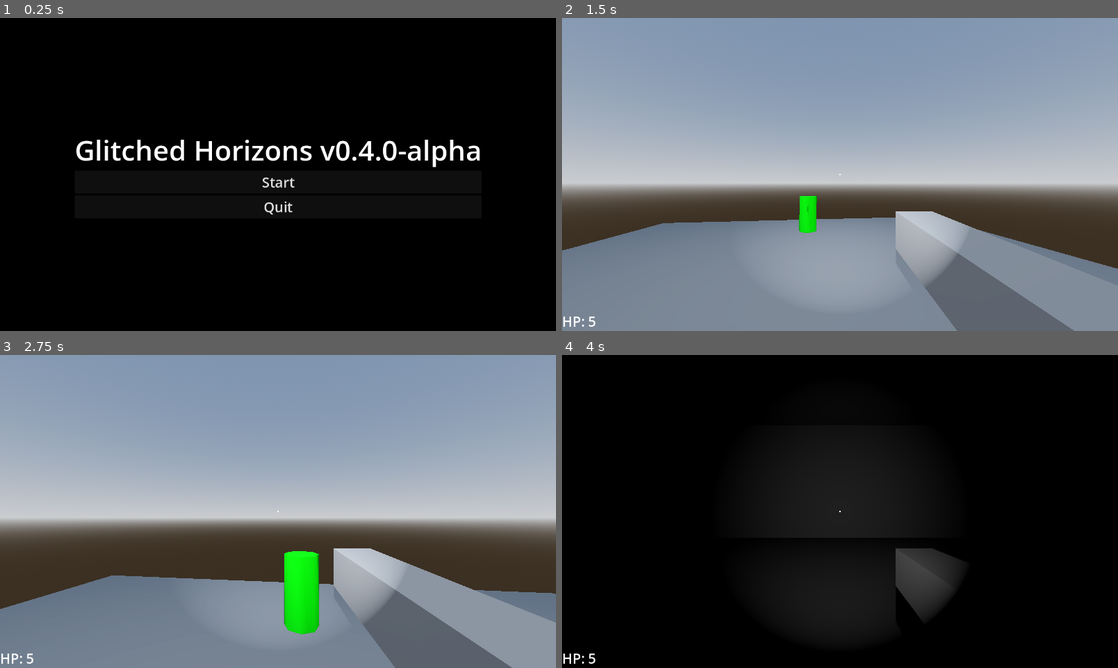
Above: before the commit, frames 1-4 (two rows, left to right).
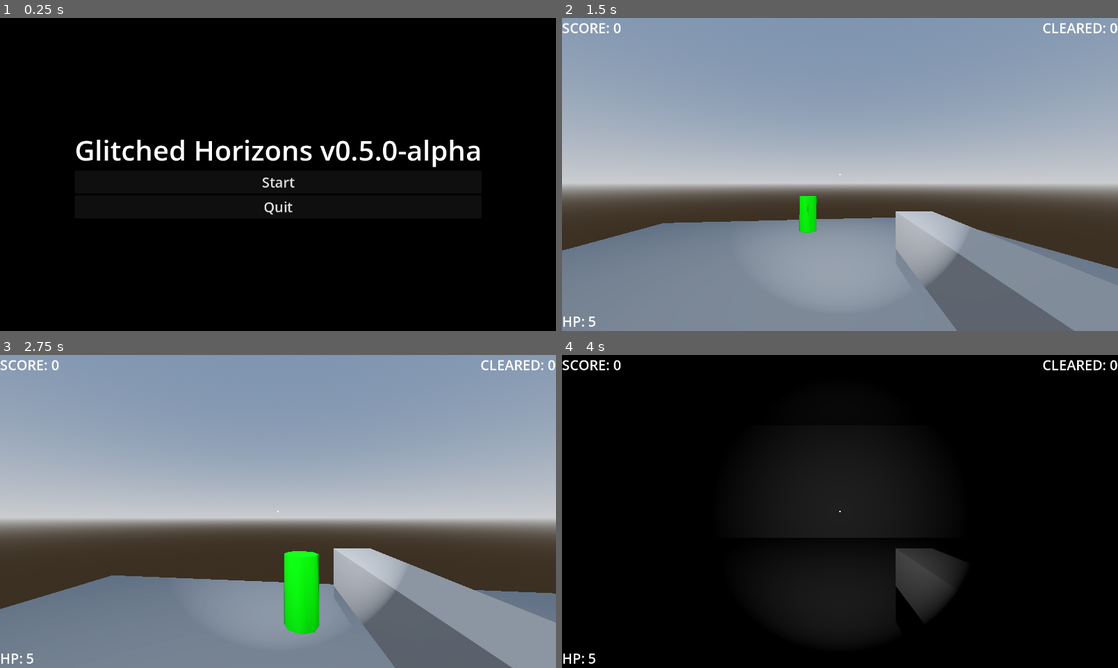
Above: after the commit, the same moments.

Repository: EnderiousGaming/R0-0TRoguelike
Game: Godot game, scene res://scenes/main_menu.tscn
Same seed, same stepped clock (60 frames per second), same inputs: the game is played once before the commit and once after it.
Inputs (mouse positions are in pixels of both pictures, inside the frame that each line leads up to):
- Up to frame 1 (0.25 s): no input
- Up to frame 2 (1.5 s): click "Start" at 0.5 s; tap Enter (ui_accept) at 1.25 s; move the mouse to (867, 174) at 1.27 s; hold Up (ui_up) from 1.28 s (still down); click (867, 174) at 1.35 s
- Up to frame 3 (2.75 s): keep holding Up (ui_up); tap Enter (ui_accept) at 1.52, 2.27 s; move the mouse to (250, 511) at 2.02 s; click (250, 511) at 2.1 s
- Up to frame 4 (4 s): keep holding Up (ui_up); move the mouse to (851, 505) at 2.77 s; click (851, 505) at 2.85 s; move the mouse to (834, 517) at 3.52 s; click (834, 517) at 3.6 s; tap Enter (ui_accept) at 3.77 s

The runs differ from the first frame. In frame 1, 0.1% of the frame differs, in the area x 64-68%, y 39-46%; in frame 2, 0.3%; in frame 3, 0.3%; in frame 4, 0.4%, in the area x 0-100%, y 1-5%.

Commit message:
Added Run Manager, Progression system, Score count, kill count, added portal at end of level, added portal spawn after x amount of kills, and a room clear announcement

Diff:
--- a/project.godot
+++ b/project.godot
@@ -15,6 +15,10 @@
 config/features=PackedStringArray("4.6", "Forward Plus")
 boot_splash/show_image=false
 config/icon="res://icon.svg"
+
+[autoload]
+
+RunManager="*uid://ioa61y40s8q1"
 
 [display]
 
--- /dev/null
+++ b/scenes/boss.tscn
@@ -0,0 +1,3 @@
+[gd_scene format=3 uid="uid://cgrnhyy83pgxh"]
+
+[node name="Boss" type="Node3D" unique_id=666931055]
--- a/scenes/hub.tscn
+++ b/scenes/hub.tscn
@@ -1,7 +1,8 @@
 [gd_scene format=3 uid="uid://b1xtj1of64pis"]
 
 [ext_resource type="PackedScene" uid="uid://bjifcg4kkf0n6" path="res://scenes/player.tscn" id="1_qssp3"]
-[ext_resource type="Script" uid="uid://cqvhc1rklv1up" path="res://scripts/portal.gd" id="2_d1od2"]
+[ext_resource type="Script" uid="uid://ca2i1qfb50ghw" path="res://scripts/hub.gd" id="1_w6xti"]
+[ext_resource type="PackedScene" uid="uid://il4prkm7s6oo" path="res://scenes/portal.tscn" id="3_w6xti"]
 
 [sub_resource type="ProceduralSkyMaterial" id="ProceduralSkyMaterial_d1od2"]
 sky_horizon_color = Color(0.66224277, 0.6717428, 0.6867428, 1)
@@ -16,12 +17,8 @@
 tonemap_mode = 2
 glow_enabled = true
 
-[sub_resource type="StandardMaterial3D" id="StandardMaterial3D_w6xti"]
-albedo_color = Color(0, 1, 0, 1)
-
-[sub_resource type="CylinderShape3D" id="CylinderShape3D_7wvbm"]
-
 [node name="Hub" type="Node3D" unique_id=320873723]
+script = ExtResource("1_w6xti")
 
 [node name="WorldEnvironment" type="WorldEnvironment" parent="." unique_id=437083401]
 environment = SubResource("Environment_7wvbm")
@@ -38,15 +35,5 @@
 [node name="Player" parent="." unique_id=665301636 instance=ExtResource("1_qssp3")]
 transform = Transform3D(1, 0, 0, 0, 1, 0, 0, 0, 1, 0, 2.6213646, 6.8386908)
 
-[node name="CSGCylinder3D" type="CSGCylinder3D" parent="." unique_id=1204194881]
+[node name="Portal" parent="." unique_id=1907718005 instance=ExtResource("3_w6xti")]
 transform = Transform3D(1, 0, 0, 0, 1, 0, 0, 0, 1, -0.035, 1.5, -6.29097)
-material = SubResource("StandardMaterial3D_w6xti")
-
-[node name="Portal" type="Area3D" parent="." unique_id=1148653944]
-transform = Transform3D(1, 0, 0, 0, 1, 0, 0, 0, 1, -0.035, 1.5, -6.29097)
-script = ExtResource("2_d1od2")
-
-[node name="CollisionShape3D" type="CollisionShape3D" parent="Portal" unique_id=121187953]
-shape = SubResource("CylinderShape3D_7wvbm")
-
-[connection signal="body_entered" from="Portal" to="Portal" method="_on_body_entered"]
--- a/scenes/main_menu.tscn
+++ b/scenes/main_menu.tscn
@@ -47,7 +47,7 @@
 [node name="Label" type="Label" parent="VBoxContainer" unique_id=1014888646]
 layout_mode = 2
 theme_override_font_sizes/font_size = 64
-text = "Glitched Horizons v0.4.0-alpha"
+text = "Glitched Horizons v0.5.0-alpha"
 
 [node name="StartButton" type="Button" parent="VBoxContainer" unique_id=1886776590]
 layout_mode = 2
--- a/scenes/player.tscn
+++ b/scenes/player.tscn
@@ -17,9 +17,6 @@
 [sub_resource type="BoxMesh" id="BoxMesh_g2els"]
 material = SubResource("StandardMaterial3D_3vyb7")
 size = Vector3(0.2, 0.2, 1)
-
-[sub_resource type="LabelSettings" id="LabelSettings_3vyb7"]
-font_size = 32
 
 [node name="Player" type="CharacterBody3D" unique_id=665301636 groups=["player"]]
 script = ExtResource("1_3vyb7")
@@ -80,8 +77,8 @@
 offset_top = -45.0
 offset_right = 79.0
 grow_vertical = 0
+theme_override_font_sizes/font_size = 32
 text = "HP: 5"
-label_settings = SubResource("LabelSettings_3vyb7")
 
 [node name="PauseMenu" type="Control" parent="HUD" unique_id=845286292]
 process_mode = 3
@@ -132,5 +129,35 @@
 theme_override_font_sizes/font_size = 32
 text = "QUIT TO MENU"
 
+[node name="ScoreDisplay" type="Label" parent="HUD" unique_id=1897526958]
+offset_right = 137.0
+offset_bottom = 45.0
+theme_override_font_sizes/font_size = 32
+text = "SCORE: 0"
+
+[node name="KillsDisplay" type="Label" parent="HUD" unique_id=1383174283]
+anchors_preset = 1
+anchor_left = 1.0
+anchor_right = 1.0
+offset_left = -174.0
+offset_bottom = 45.0
+grow_horizontal = 0
+theme_override_font_sizes/font_size = 32
+text = "CLEARED: 0"
+
+[node name="AnnouncementLabel" type="Label" parent="HUD" unique_id=657823537]
+anchors_preset = 8
+anchor_left = 0.5
+anchor_top = 0.5
+anchor_right = 0.5
+anchor_bottom = 0.5
+offset_left = -62.0
+offset_top = -11.5
+offset_right = 62.0
+offset_bottom = 11.5
+grow_horizontal = 2
+grow_vertical = 2
+theme_override_font_sizes/font_size = 64
+
 [connection signal="pressed" from="HUD/PauseMenu/VBoxContainer/ResumeButton" to="." method="_on_resume_button_pressed"]
 [connection signal="pressed" from="HUD/PauseMenu/VBoxContainer/QuitButton" to="." method="_on_quit_button_pressed"]
--- /dev/null
+++ b/scenes/portal.tscn
@@ -0,0 +1,19 @@
+[gd_scene format=3 uid="uid://il4prkm7s6oo"]
+
+[ext_resource type="Script" uid="uid://cqvhc1rklv1up" path="res://scripts/portal.gd" id="1_v0xau"]
+
+[sub_resource type="StandardMaterial3D" id="StandardMaterial3D_w6xti"]
+albedo_color = Color(0, 1, 0, 1)
+
+[sub_resource type="CylinderShape3D" id="CylinderShape3D_7wvbm"]
+
+[node name="Portal" type="Area3D" unique_id=1907718005]
+script = ExtResource("1_v0xau")
+
+[node name="CSGCylinder3D" type="CSGCylinder3D" parent="." unique_id=184023210]
+material = SubResource("StandardMaterial3D_w6xti")
+
+[node name="CollisionShape3D" type="CollisionShape3D" parent="." unique_id=1591606741]
+shape = SubResource("CylinderShape3D_7wvbm")
+
+[connection signal="body_entered" from="." to="." method="_on_body_entered"]
--- /dev/null
+++ b/scenes/shop.tscn
@@ -0,0 +1,3 @@
+[gd_scene format=3 uid="uid://dddip74m6j6jd"]
+
+[node name="Shop" type="Node3D" unique_id=634555919]
--- /dev/null
+++ b/scenes/world.gd
@@ -0,0 +1,42 @@
+extends Node3D
+
+@onready var wave_director_timer = $WaveDirector/Timer
+@onready var portal = $Portal
+@onready var portal_collision = $Portal/CollisionShape3D
+
+var target_kills = 0
+var portal_active = false
+
+func _ready():
+	# 1. Wipe the slate clean for the new room
+	RunManager.enemies_defeated_this_room = 0
+
+	# 2. Calculate kills needed (Room 1 = 10, Room 2 = 20, etc.)
+	target_kills = RunManager.current_stage * 10
+	print("SYSTEM: Target kills to open portal is ", target_kills)
+
+	portal.visible = false
+	portal_collision.call_deferred("set_disabled", true)
+
+func _process(_delta):
+	# 3. Check progression based on KILLS, not Score
+	if not portal_active and RunManager.enemies_defeated_this_room >= target_kills:
+		activate_portal()
+
+func activate_portal():
+	portal_active = true
+
+	portal.visible = true
+	portal_collision.call_deferred("set_disabled", false)
+
+	# 1. SHUT DOWN THE SPAWNER
+	wave_director_timer.stop()
+	print("Spawners deactivated.")
+
+	# 2. BROADCAST THE MESSAGE TO R0-0T
+	# We search the tree for the specific node that has the "player" group tag
+	var player = get_tree().get_first_node_in_group("player")
+	if player and player.has_method("announce"):
+		player.announce("AREA SECURED.\nPROCEED TO UPLINK.")
+
+	print("UPLINK AVAILABLE: Area secured!")
--- a/scenes/world.tscn
+++ b/scenes/world.tscn
@@ -1,14 +1,17 @@
 [gd_scene format=3 uid="uid://dbhrcwgu5wykn"]
 
+[ext_resource type="Script" uid="uid://1id7ip7uumi8" path="res://scenes/world.gd" id="1_71j4m"]
 [ext_resource type="PackedScene" uid="uid://bjifcg4kkf0n6" path="res://scenes/player.tscn" id="1_nnsk1"]
 [ext_resource type="PackedScene" uid="uid://cxcouiuwfd02w" path="res://scenes/enemy.tscn" id="2_rwgxs"]
 [ext_resource type="Script" uid="uid://kdlyvtmm25uf" path="res://scripts/wave_director.gd" id="3_4wyf3"]
+[ext_resource type="PackedScene" uid="uid://il4prkm7s6oo" path="res://scenes/portal.tscn" id="4_k0juu"]
 
 [sub_resource type="Environment" id="Environment_4wyf3"]
 background_mode = 1
 ambient_light_source = 2
 
 [node name="World" type="Node3D" unique_id=928174374]
+script = ExtResource("1_71j4m")
 
 [node name="WorldEnvironment" type="WorldEnvironment" parent="." unique_id=857040349]
 environment = SubResource("Environment_4wyf3")
@@ -21,6 +24,7 @@
 
 [node name="Player" parent="." unique_id=665301636 instance=ExtResource("1_nnsk1")]
 transform = Transform3D(1, 0, 0, 0, 1, 0, 0, 0, 1, -0.9011092, 1.6220384, 4.196512)
+mouse_sensitivity = null
 
 [node name="SpawnPoint1" type="Marker3D" parent="." unique_id=920363747 groups=["spawn_point"]]
 transform = Transform3D(1, 0, 0, 0, 1, 0, 0, 0, 1, -12.23715, 1.1726885, -11.881229)
@@ -42,4 +46,7 @@
 wait_time = 2.0
 autostart = true
 
+[node name="Portal" parent="." unique_id=1907718005 instance=ExtResource("4_k0juu")]
+transform = Transform3D(1, 0, 0, 0, 1, 0, 0, 0, 1, -0.17625761, 1, 13.444528)
+
 [connection signal="timeout" from="WaveDirector/Timer" to="WaveDirector" method="_on_timer_timeout"]
--- a/scripts/enemy.gd
+++ b/scripts/enemy.gd
@@ -43,8 +43,11 @@
 
 func die():
 	print("Enemy destroyed!")
+
+	RunManager.score += 200 # Currency for the shop
+	RunManager.enemies_defeated_this_room += 1 # Progression for the portal
+
 	queue_free()
-
 
 func _on_hitbox_body_entered(body):
 	# Did the thing that touched us have the "player" tag?
--- /dev/null
+++ b/scripts/hub.gd
@@ -0,0 +1,4 @@
+extends Node3D
+
+func _ready():
+	RunManager.reset_run()
--- a/scripts/player.gd
+++ b/scripts/player.gd
@@ -8,6 +8,9 @@
 var gravity = ProjectSettings.get_setting("physics/3d/default_gravity")
 
 # --- UI REFERENCES ---
+@onready var announcement_label = $HUD/AnnouncementLabel
+@onready var kills_display = $HUD/KillsDisplay
+@onready var score_display = $HUD/ScoreDisplay
 @onready var pause_menu = $HUD/PauseMenu
 @onready var resume_button = $HUD/PauseMenu/VBoxContainer/ResumeButton
 @onready var quit_button = $HUD/PauseMenu/VBoxContainer/QuitButton
@@ -27,6 +30,7 @@
 func _ready():
 	Input.set_mouse_mode(Input.MOUSE_MODE_CAPTURED)
 	laser_pivot.visible = false
+	announcement_label.text = "" # Wipes any old messages
 
 	# Connect the pause menu buttons via code
 	resume_button.pressed.connect(toggle_pause)
@@ -138,3 +142,10 @@
 	# ALWAYS unpause before changing scenes, or the main menu will be frozen!
 	get_tree().paused = false
 	get_tree().change_scene_to_file("res://scenes/main_menu.tscn")
+
+func _process(_delta):
+	score_display.text = "SCORE: " + str(RunManager.score)
+	kills_display.text = "CLEARED: " + str(RunManager.enemies_defeated_this_room)
+
+func announce(message: String):
+	announcement_label.text = message
--- a/scripts/portal.gd
+++ b/scripts/portal.gd
@@ -1,8 +1,29 @@
 extends Area3D
 
+# THE FIX: A security lock to prevent double-triggering!
+var is_active = true
+
 func _on_body_entered(body):
-	if body.is_in_group("player"):
-		print("Uplink established. Entering the void...")
+	# Only allow entry if the portal hasn't been used yet
+	if is_active and body.is_in_group("player"):
+		is_active = false # Instantly lock the portal!
 
-		# DEFERRED: Wait for physics to finish, THEN change the scene!
-		get_tree().call_deferred("change_scene_to_file", "res://scenes/world.tscn")
+		RunManager.current_stage += 1
+		var stage = RunManager.current_stage
+
+		print("Uplink established. Routing to Stage: ", stage)
+
+		var next_scene_path = ""
+
+		match stage:
+			1, 2, 4, 5, 7, 8:
+				next_scene_path = "res://scenes/world.tscn"
+			3, 6, 9:
+				next_scene_path = "res://scenes/shop.tscn"
+			10:
+				next_scene_path = "res://scenes/boss.tscn"
+			_:
+				print("Simulation Complete. Rebooting to Hub.")
+				next_scene_path = "res://scenes/hub.tscn"
+
+		get_tree().call_deferred("change_scene_to_file", next_scene_path)
--- /dev/null
+++ b/scripts/run_manager.gd
@@ -0,0 +1,21 @@
+extends Node
+
+# --- RUN STATE ---
+var current_stage = 0
+var score = 0
+var enemies_defeated_this_room = 0 # NEW: The room progression tracker
+
+var max_health = 5
+var current_health = max_health
+
+var laser_damage = 1
+var player_speed_multiplier = 1.0
+
+func reset_run():
+	print("SYSTEM: Resetting run variables...")
+	current_stage = 0
+	score = 0
+	enemies_defeated_this_room = 0 # Reset this!
+	current_health = max_health
+	laser_damage = 1
+	player_speed_multiplier = 1.0
Not shown, added: scenes/world.gd.uid
Not shown, added: scripts/hub.gd.uid
Not shown, added: scripts/run_manager.gd.uid
